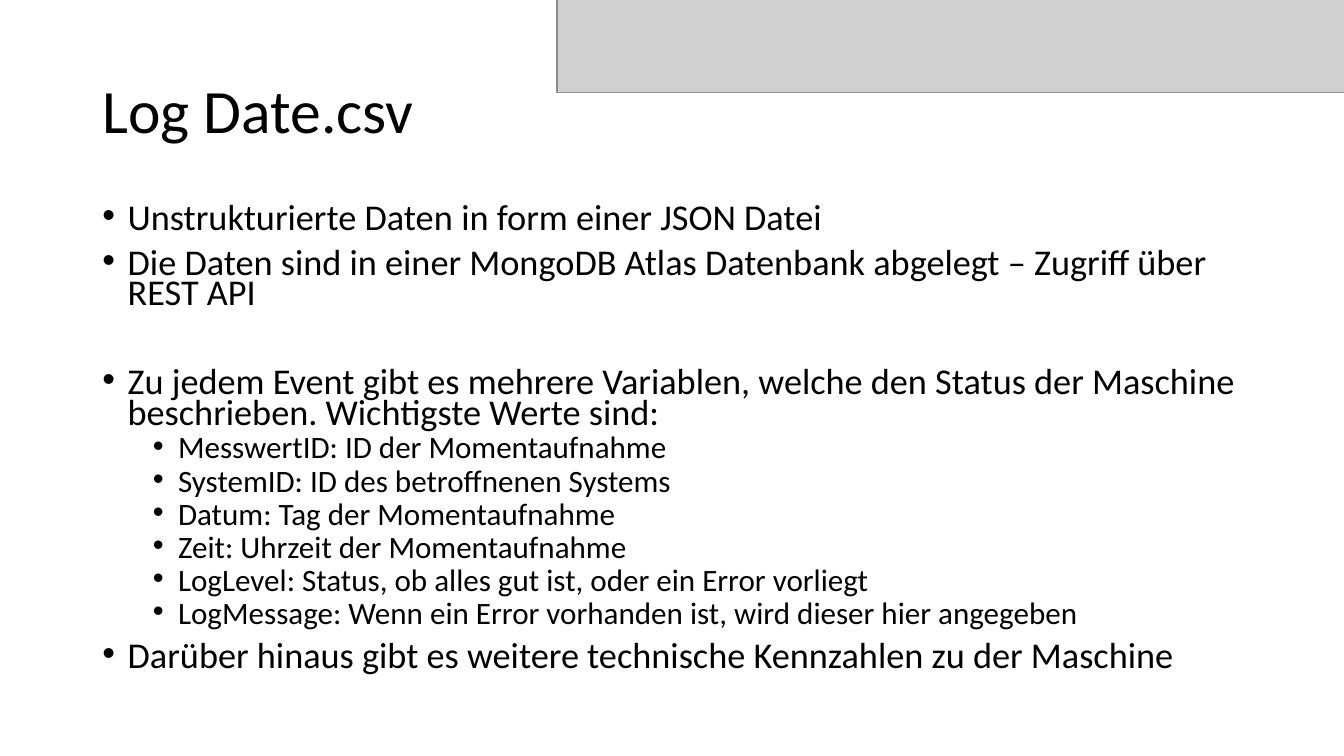
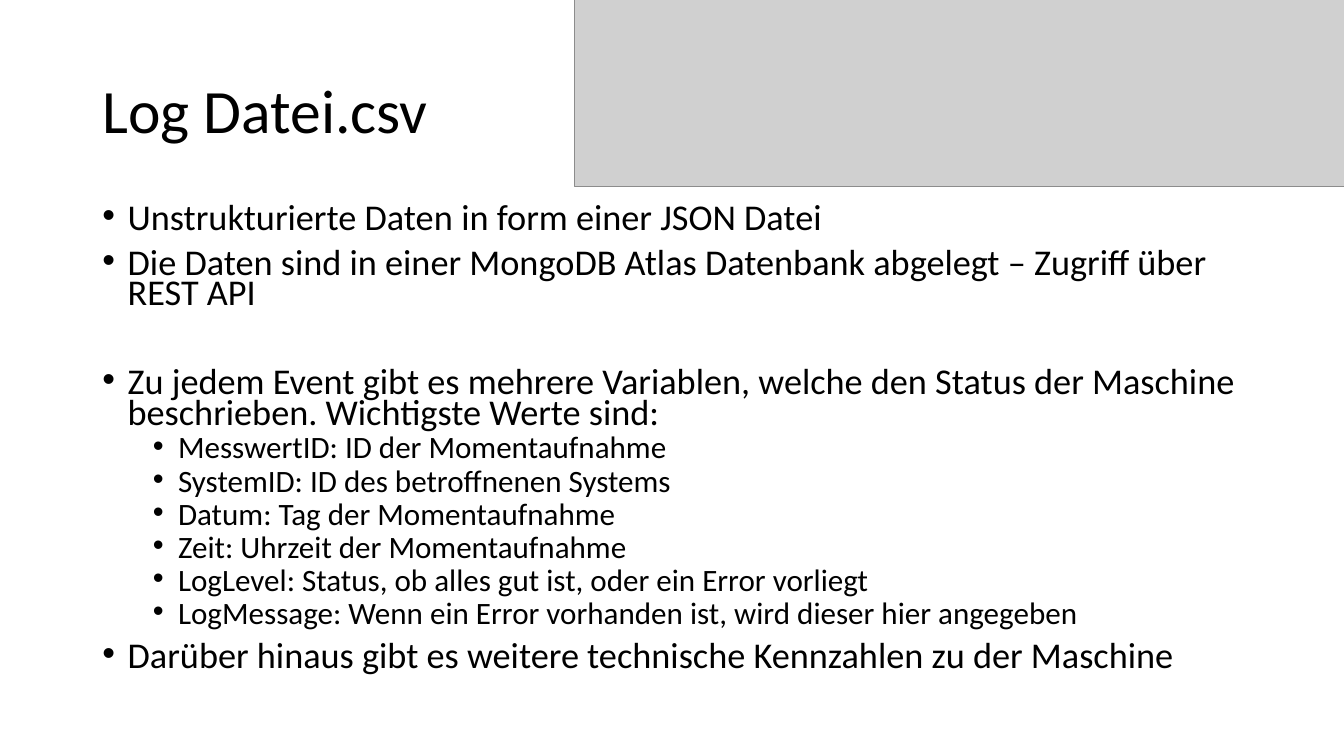
Before and after one commit to Flitschi7/big-data-management, a slide deck: slide 7 of Dokumentation HHZ Rocket Project.pptx. Drawn at 1344x756 pixels with LibreOffice and Linux fonts; fonts in the diff are those of the drawing; grey boxes stand for pictures. Boxes give left, top, right and bottom in pixels: in the first picture for what was removed or moved away, otherwise in the second. Text is boxed around its words. In the diff, an @@ line names an element or a change of style, - is before the commit and + after.

```diff
--- a/Dokumentation HHZ Rocket Project.pptx
+++ b/Dokumentation HHZ Rocket Project.pptx
@@ picture: place and size @@
-picture at [558,0,1344,93]
+picture at [575,0,1344,187]
@@ title at [102,90,428,144]: text changed @@
-Log Date.csv
+Log Datei.csv
```
Also in this commit, not shown: 3 other slides changed.
